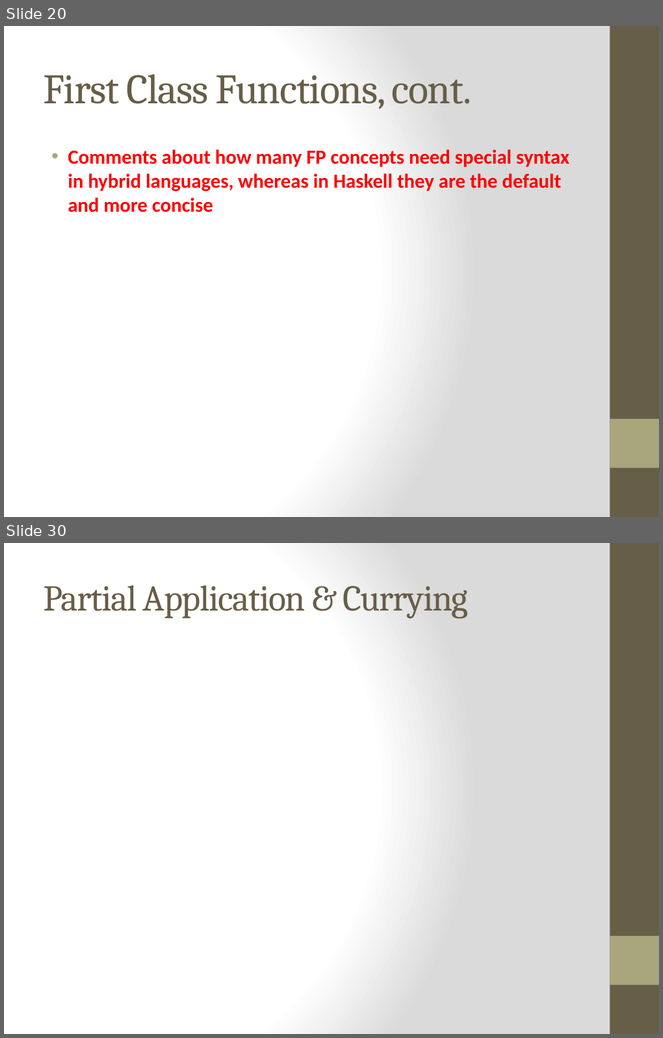
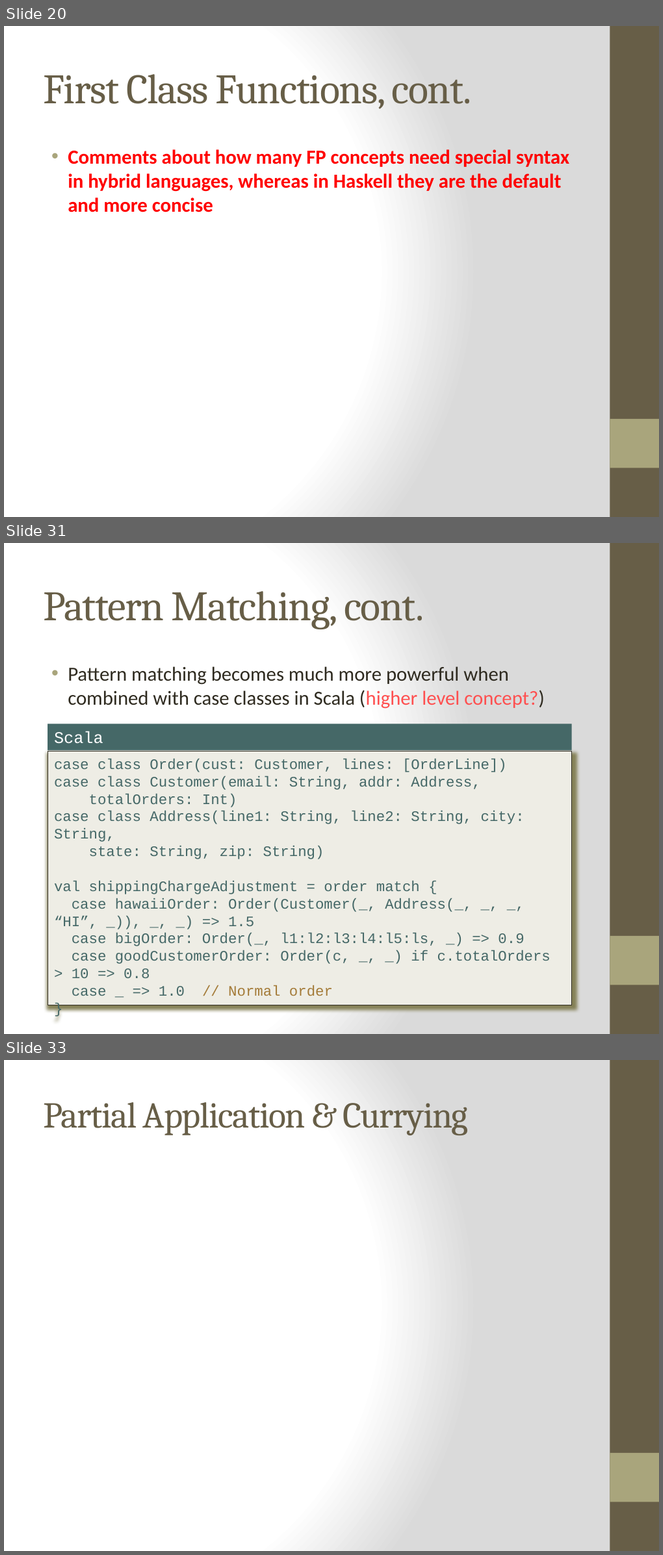
Before and after one commit to bjhartin/FoundationsOfFunctionalProgramming, a slide deck: FoundationsOfFunctionalProgramming.pptx. Shown one above the other, each under a label of ours: slides 20 and 30 before the commit, slides 20, 31 and 33 after it; the slides between them are not shown. The pictures are 663x1038 and 663x1555 pixels, drawn with LibreOffice and Linux fonts; fonts in the diff are those of the drawing. Boxes give left, top, right and bottom in pixels: in the first picture for what was removed or moved away, otherwise in the second. Text is boxed around its words. In the diff, an @@ line names an element or a change of style, - is before the commit and + after.

Commit message:
Brian: #WIP on pattern matching slides and examples.

```diff
--- a/FoundationsOfFunctionalProgramming.pptx
+++ b/FoundationsOfFunctionalProgramming.pptx
@@ slide 31 added at [4, 543, 659, 1034], background gradient #FFFFFF to #DADADA; not listed: 2 template elements that a slide beside it also shows @@
@@ title added at [43, 591, 424, 629], 46 pt, text #675E47 @@
+Pattern Matching, cont.
@@ text added at [68, 667, 544, 709], 22 pt, text #2F2B20 @@
+• Pattern matching becomes much more powerful when combined with case classes in Scala (higher level concept?)
@@ rectangle added at [48, 724, 572, 750], fill #456867, 18 pt, text #FFFFFF @@
+Scala
@@ rectangle added at [48, 752, 572, 1005], fill #EEEDE5, outline #2F2B20 0.75 pt, 16 pt, text #456867 @@
+case class Order(cust: Customer, lines: [OrderLine])
+case class Customer(email: String, addr: Address,
+totalOrders: Int)
+case class Address(line1: String, line2: String, city: String,
+state: String, zip: String)
+val shippingChargeAdjustment = order match {
+case hawaiiOrder: Order(Customer(_, Address(_, _, _, “HI”, _)), _, _) => 1.5
+case bigOrder: Order(_, l1:l2:l3:l4:l5:ls, _) => 0.9
+case goodCustomerOrder: Order(c, _, _) if c.totalOrders > 10 => 0.8
+case _ => 1.0 // Normal order
+}
@@ what was slide 30 is now slide 33 @@
```
Also in this commit, not shown: 5 slides changed, 9 other slides added, 1 slide removed, 10 other files.
